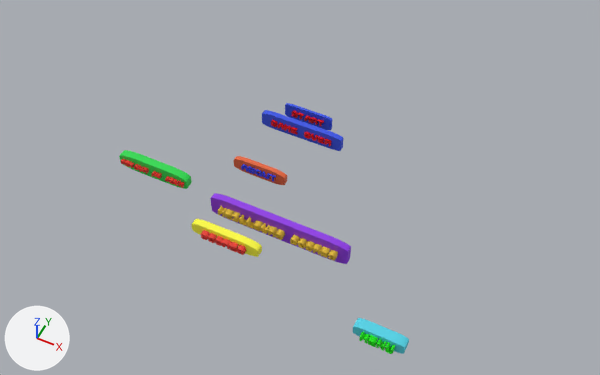
An edit to the glTF model public/misc/buttons.gltf, drawn before and after from the same camera.
Rendered twice from a 50 mm camera at (44.0, -84.1, 90.1) aimed at (7.9, -11.9, -0.2). The axes (+X, +Y, +Z) are drawn at lower left. The lights are the same throughout. Where no turn or scale is listed for an object, it has been applied to the vertices. Vertices at the same position are counted once.

Names of what the first picture shows: 'About', 'BTG', 'MENU', 'Score', 'Scores_Bouton', 'gameOver', 'start'.
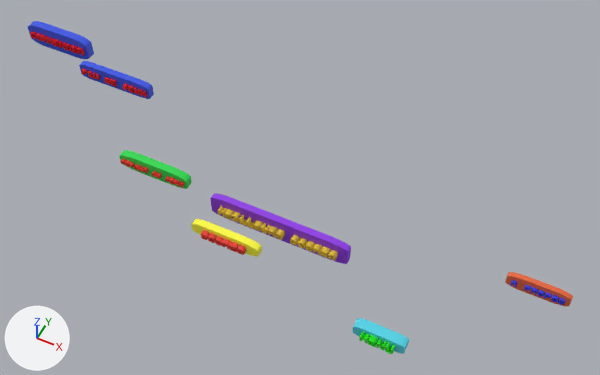
Location of each change, (x1, y1, x2, y2) in pixels of the pictures (600 x 375 px; the box of a moved part takes in the faces that stretch with it):
'gameOver', reshaped, moved (8% narrower, 7% shorter)
    before: (262, 110, 344, 151)
    after: (79, 61, 154, 99)
'start', reshaped, moved, turned, rescaled
    before: (285, 103, 332, 130)
    after: (28, 21, 94, 59)
'About', moved
    before: (233, 156, 287, 185)
    after: (505, 272, 573, 306)
part 1 of me_text_001, moved or reshaped
    before: (318, 136, 325, 144)
    after: (128, 85, 135, 93)
part 2 of me_text_001, moved or reshaped
    before: (291, 127, 297, 135)
    after: (110, 79, 117, 87)
part 3 of me_text_001, rebuilt (8% narrower, 7% shorter)
    before: (262, 110, 344, 151)
    after: (79, 61, 154, 99)
part 4 of me_text_001, rebuilt
    before: (271, 120, 278, 127)
    after: (81, 68, 88, 75)
part 5 of me_text_001, rebuilt
    before: (277, 123, 284, 130)
    after: (87, 70, 93, 78)
part 6 of me_text_001, rebuilt
    before: (284, 124, 291, 132)
    after: (93, 73, 100, 80)
part 7 of me_start, moved or reshaped
    before: (311, 117, 318, 125)
    after: (77, 47, 85, 55)
part 8 of me_start, deleted (blue)
    before: (285, 103, 332, 130)
part 9 of me_start, added (blue)
    after: (28, 21, 94, 59)

The edits, one by one:
Material 'Material.022' (mat_material_022) is new.
Its base color is (0.0392, 0.0879, 0.8) (blue #3854e7).
Material 'Material.020' (mat_material_020) is new.
Its base color is (0.0392, 0.0879, 0.8) (blue #3854e7).
Material 'Material.021' (mat_material_021) is new.
Its base color is (0.8, 0.008, 0.0128) (red #e7161e).
me_start is used by ob_start; location (2.8, 1.2, 0.6); scale (4.0, 0.21, 1.31).
me_start had 532 vertices, 1048 faces and spanned x -1.0..1.0, y -2.76..1.0, z -1.0..1.0.
me_start no longer uses material mat_material_002 (blue #3854e7).
me_start no longer uses material mat_material_001 (red #e70211).
me_start now has 512 vertices, 992 faces and spans x -0.64..10.82, y -1.4..2.35, z -1.43..0.3.
me_start part 7: the loose piece of 36 vertices spanning x 0.19..0.44, y -2.76..-0.86, z -0.41..0.35 is multiplied about its middle by the matrix ((4.0, 0.0, 0.0), (0.0, 0.0, 1.31), (0.0, -0.315, 0.0)), then moved by (9.33, 2.31, 0.03), in mat_material_003 (red #e70311).
me_start part 8: the loose piece of 368 vertices spanning x -1.0..1.0, y -1.0..1.0, z -1.0..1.0 is deleted.
me_start part 9: 476 vertices added at x -0.64..10.82, y -1.4..2.35, z -1.43..0.3.
me_start now uses material mat_material_003 (red #e70311).
me_start now uses material mat_material_022 (blue #3854e7).
me_text_001 is used by ob_gameover; location (-1.5, -2.8, 0.5).
me_text_001 had 484 vertices, 944 faces and spanned x -1.75..11.73, y -0.2..0.97, z -0.88..1.9.
me_text_001 no longer uses material mat_material_003 (red #e70311).
me_text_001 no longer uses material mat_material_004 (blue #3854e7).
me_text_001 now has 460 vertices, 884 faces and spans x -0.56..12.9, y -0.3..1.24, z -0.87..1.95.
me_text_001 part 1: the loose piece of 24 vertices spanning x 8.0..9.0, y -0.2..0.2, z 0.0..1.0 is scaled about its middle by (1, 1.5, 1), then moved by (1.14, 0.0, 0.0), in mat_material_021 (red #e7161e).
me_text_001 part 2: the loose piece of 24 vertices spanning x 3.43..4.43, y -0.2..0.2, z 0.0..1.0 is scaled about its middle by (1, 1.5, 1), then moved by (2.29, 0.0, 0.0), in mat_material_021 (red #e7161e).
me_text_001 part 3: the loose piece of 176 vertices spanning x -1.75..11.73, y 0.13..0.97, z -0.88..1.9 is rebuilt with 160 vertices and now spans x -0.56..12.9, y 0.14..1.24, z -0.87..1.95, in mat_material_020 (blue #3854e7).
me_text_001 part 4: the loose piece of 56 vertices spanning x 0.0..1.0, y -0.2..0.2, z 0.0..1.0 is rebuilt with 20 vertices and now spans x 0.0..1.0, y -0.3..0.3, z 0.0..1.0, in mat_material_021 (red #e7161e).
me_text_001 part 5: the loose piece of 40 vertices spanning x 1.14..2.14, y -0.2..0.2, z 0.0..1.0 is rebuilt with 24 vertices and now spans x 1.14..2.0, y -0.3..0.3, z 0.0..1.0, in mat_material_021 (red #e7161e).
me_text_001 part 6: the loose piece of 40 vertices spanning x 2.29..3.29, y -0.2..0.2, z 0.0..1.0 is rebuilt with 36 vertices and now spans x 2.29..3.29, y -0.3..0.3, z 0.0..1.0, in mat_material_021 (red #e7161e).
me_text_001 now uses material mat_material_021 (red #e7161e).
me_text_001 now uses material mat_material_020 (blue #3854e7).
Object 'start' (ob_start) moves from (2.8, 1.2, 0.6) to (-49.0, -1.5, 0.1).
Object 'start' (ob_start) turns from (0, 0, 0) to (90, 0, 0) degrees about x, y and z.
Object 'start' (ob_start) is rescaled from (4.0, 0.21, 1.31) to (1.08, 1.08, 1.08).
Object 'gameOver' (ob_gameover) moves from (-1.5, -2.8, 0.5) to (-34.8, -5.9, 0.5).
Object 'About' (ob_about) moves from (1.7, -12.4, 0.8) to (43.9, -14.7, 0.8).
